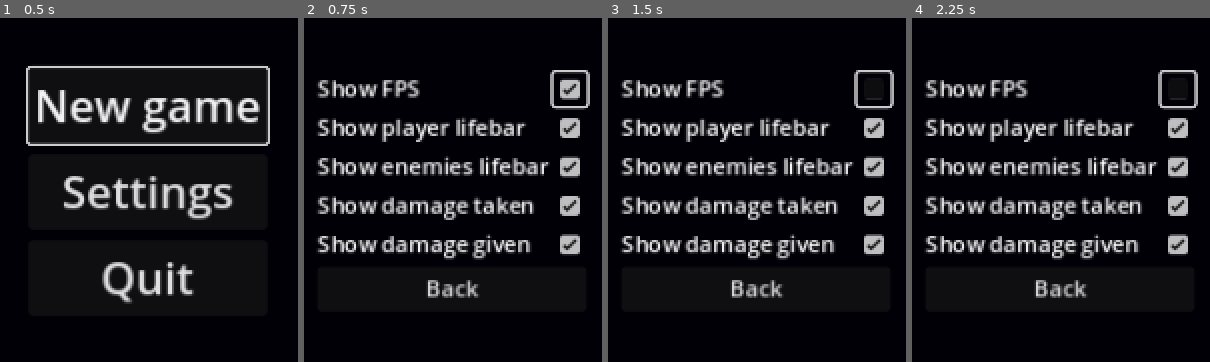
Above: before the commit, frames 1-4 (left to right).
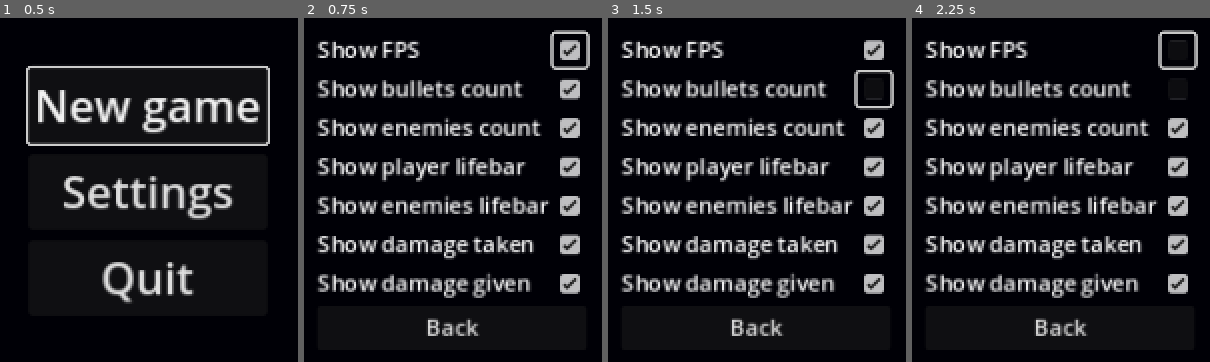
Above: after the commit, the same moments.

Repository: sebszczec/Bambo
Game: Godot game, scene res://scenes/start_menu.tscn
Two runs of this game, one before a commit and one after it. Both use one fixed random seed, a clock stepped at 60 frames per second and the inputs below.
Inputs (mouse positions are in pixels of both pictures, inside the frame that each line leads up to):
- Up to frame 1 (0.5 s): no input
- Up to frame 2 (0.75 s): click "Settings" at 0.5 s
- Up to frame 3 (1.5 s): click (873, 90) at 1.27 s
- Up to frame 4 (2.25 s): click (1177, 48) at 2.02 s

Frame 1 is identical in both runs. In frame 2, 14% of the frame differs, in the area x 4-96%, y 3-93%; in frame 3, 13%; in frame 4, 14%.

Commit message:
settings menu fixed

Diff:
--- a/project.godot
+++ b/project.godot
@@ -18,7 +18,7 @@
 
 [autoload]
 
-ConfigFIleHandler="*res://singletons/ConfigFileHandler.gd"
+ConfigHandler="*res://singletons/ConfigHandler.gd"
 
 [display]
 
--- a/scenes/settings_menu.tscn
+++ b/scenes/settings_menu.tscn
@@ -44,6 +44,14 @@
 layout_mode = 2
 text = "Show FPS"
 
+[node name="ShowBulletsCountLabel" type="Label" parent="GridContainer/HBoxContainer/Labes"]
+layout_mode = 2
+text = "Show bullets count"
+
+[node name="ShowEnemiesCountLabel" type="Label" parent="GridContainer/HBoxContainer/Labes"]
+layout_mode = 2
+text = "Show enemies count"
+
 [node name="ShowPlayerLifebarLabel" type="Label" parent="GridContainer/HBoxContainer/Labes"]
 layout_mode = 2
 text = "Show player lifebar"
@@ -64,28 +72,36 @@
 [node name="Checks" type="VBoxContainer" parent="GridContainer/HBoxContainer"]
 layout_mode = 2
 
-[node name="ShowFpsCB" type="CheckBox" parent="GridContainer/HBoxContainer/Checks"]
+[node name="Fps" type="CheckBox" parent="GridContainer/HBoxContainer/Checks"]
 layout_mode = 2
 
-[node name="ShowPlayerLifebarCB" type="CheckBox" parent="GridContainer/HBoxContainer/Checks"]
+[node name="PlayerLifeBar" type="CheckBox" parent="GridContainer/HBoxContainer/Checks"]
 layout_mode = 2
 
-[node name="ShowEnemiesLifebarCB" type="CheckBox" parent="GridContainer/HBoxContainer/Checks"]
+[node name="EnemyLifeBar" type="CheckBox" parent="GridContainer/HBoxContainer/Checks"]
 layout_mode = 2
 
-[node name="ShowDamageTakenCB" type="CheckBox" parent="GridContainer/HBoxContainer/Checks"]
+[node name="PlayerDamage" type="CheckBox" parent="GridContainer/HBoxContainer/Checks"]
 layout_mode = 2
 
-[node name="ShowDamageGivenCB" type="CheckBox" parent="GridContainer/HBoxContainer/Checks"]
+[node name="EnemyDamage" type="CheckBox" parent="GridContainer/HBoxContainer/Checks"]
+layout_mode = 2
+
+[node name="BulletsCount" type="CheckBox" parent="GridContainer/HBoxContainer/Checks"]
+layout_mode = 2
+
+[node name="EnemiesCount" type="CheckBox" parent="GridContainer/HBoxContainer/Checks"]
 layout_mode = 2
 
 [node name="BackButton" type="Button" parent="GridContainer"]
 layout_mode = 2
 text = "Back"
 
-[connection signal="toggled" from="GridContainer/HBoxContainer/Checks/ShowFpsCB" to="." method="_on_show_fps_cb_toggled"]
-[connection signal="toggled" from="GridContainer/HBoxContainer/Checks/ShowPlayerLifebarCB" to="." method="_on_show_player_lifebar_cb_toggled"]
-[connection signal="toggled" from="GridContainer/HBoxContainer/Checks/ShowEnemiesLifebarCB" to="." method="_on_show_enemies_lifebar_cb_toggled"]
-[connection signal="toggled" from="GridContainer/HBoxContainer/Checks/ShowDamageTakenCB" to="." method="_on_show_damage_taken_cb_toggled"]
-[connection signal="toggled" from="GridContainer/HBoxContainer/Checks/ShowDamageGivenCB" to="." method="_on_show_damage_given_cb_toggled"]
+[connection signal="toggled" from="GridContainer/HBoxContainer/Checks/Fps" to="." method="_on_fps_toggled"]
+[connection signal="toggled" from="GridContainer/HBoxContainer/Checks/PlayerLifeBar" to="." method="_on_player_life_bar_toggled"]
+[connection signal="toggled" from="GridContainer/HBoxContainer/Checks/EnemyLifeBar" to="." method="_on_enemy_life_bar_toggled"]
+[connection signal="toggled" from="GridContainer/HBoxContainer/Checks/PlayerDamage" to="." method="_on_player_damage_toggled"]
+[connection signal="toggled" from="GridContainer/HBoxContainer/Checks/EnemyDamage" to="." method="_on_enemy_damage_toggled"]
+[connection signal="toggled" from="GridContainer/HBoxContainer/Checks/BulletsCount" to="." method="_on_bullets_count_toggled"]
+[connection signal="toggled" from="GridContainer/HBoxContainer/Checks/EnemiesCount" to="." method="_on_enemies_count_toggled"]
 [connection signal="pressed" from="GridContainer/BackButton" to="." method="_on_back_button_pressed"]
--- a/scripts/BallEnemy.gd
+++ b/scripts/BallEnemy.gd
@@ -31,7 +31,7 @@
 	set_physics_process(false)
 	call_deferred("skip_frame")
 
-	var visualSettings = ConfigFIleHandler.load_visuals()
+	var visualSettings = ConfigHandler.load_visuals()
 	showLifeBar = visualSettings["show_enemies_lifebar"]
 	showDamage = visualSettings["show_damage_given"]
 	lifeBar.setColor(Color(0, 255, 0))
--- a/scripts/Player.gd
+++ b/scripts/Player.gd
@@ -36,7 +36,7 @@
 func _ready() -> void:
 	lifeBar.setColor(Color(255, 0, 0))
 
-	var visualSettings = ConfigFIleHandler.load_visuals()
+	var visualSettings = ConfigHandler.load_visuals()
 	showLifeBar = visualSettings["show_player_lifebar"]
 	showDamage = visualSettings["show_damage_taken"]
 	lifeBar.setMaxValue(Life)
--- a/scripts/information_box.gd
+++ b/scripts/information_box.gd
@@ -13,7 +13,7 @@
 
 # Called when the node enters the scene tree for the first time.
 func _ready() -> void:
-	var visualSettings = ConfigFIleHandler.load_visuals()
+	var visualSettings = ConfigHandler.load_visuals()
 
 	showFps = visualSettings["show_fps"]
 
--- a/scripts/settings_menu.gd
+++ b/scripts/settings_menu.gd
@@ -1,23 +1,26 @@
 extends Control
 
-@onready var showFspCB = $GridContainer/HBoxContainer/Checks/ShowFpsCB
-@onready var showPlayerLifebarCB = $GridContainer/HBoxContainer/Checks/ShowPlayerLifebarCB
-@onready var showEnemiesLifebarCB = $GridContainer/HBoxContainer/Checks/ShowEnemiesLifebarCB
-@onready var showDamageTakenCB = $GridContainer/HBoxContainer/Checks/ShowDamageTakenCB
-@onready var showDamageGivenCB = $GridContainer/HBoxContainer/Checks/ShowDamageGivenCB
-
+@onready var fps = $GridContainer/HBoxContainer/Checks/Fps
+@onready var playerLifebar = $GridContainer/HBoxContainer/Checks/PlayerLifeBar
+@onready var enemyLifebar = $GridContainer/HBoxContainer/Checks/EnemyLifeBar
+@onready var playerDamage = $GridContainer/HBoxContainer/Checks/PlayerDamage
+@onready var enemyDamage = $GridContainer/HBoxContainer/Checks/EnemyDamage
+@onready var bulletsCount = $GridContainer/HBoxContainer/Checks/BulletsCount
+@onready var enemiesCount = $GridContainer/HBoxContainer/Checks/EnemiesCount
 
 # Called when the node enters the scene tree for the first time.
 func _ready() -> void:
-	showFspCB.grab_focus()
 
-	var visualSettings = ConfigFIleHandler.load_visuals()
-	showFspCB.button_pressed = visualSettings["show_fps"]
-	showPlayerLifebarCB.button_pressed = visualSettings["show_player_lifebar"]
-	showEnemiesLifebarCB.button_pressed = visualSettings["show_enemies_lifebar"]
-	showDamageTakenCB.button_pressed = visualSettings["show_damage_taken"]
-	showDamageGivenCB.button_pressed = visualSettings["show_damage_given"]
+	var visualSettings = ConfigHandler.load_visuals()
+	fps.button_pressed = visualSettings["show_fps"]
+	playerLifebar.button_pressed = visualSettings["show_player_lifebar"]
+	enemyLifebar.button_pressed = visualSettings["show_enemies_lifebar"]
+	playerDamage.button_pressed = visualSettings["show_player_lifebar"]
+	enemyDamage.button_pressed = visualSettings["show_damage_given"]
+	bulletsCount.button_pressed = visualSettings["show_bullets_count"]
+	enemiesCount.button_pressed = visualSettings["show_enemies_count"]
 
+	fps.grab_focus()
 
 # Called every frame. 'delta' is the elapsed time since the previous frame.
 func _process(_delta: float) -> void:
@@ -29,21 +32,29 @@
 	get_tree().change_scene_to_file("res://scenes/start_menu.tscn")
 
 
-func _on_show_fps_cb_toggled(toggled_on: bool) -> void:
-	ConfigFIleHandler.save_visuals_setting("show_fps", toggled_on)
+func _on_fps_toggled(toggled_on: bool) -> void:
+	ConfigHandler.save_visuals_setting("show_fps", toggled_on)
 
 
-func _on_show_player_lifebar_cb_toggled(toggled_on: bool) -> void:
-	ConfigFIleHandler.save_visuals_setting("show_player_lifebar", toggled_on)
+func _on_player_life_bar_toggled(toggled_on: bool) -> void:
+	ConfigHandler.save_visuals_setting("show_player_lifebar", toggled_on)
 
 
-func _on_show_enemies_lifebar_cb_toggled(toggled_on: bool) -> void:
-	ConfigFIleHandler.save_visuals_setting("show_enemies_lifebar", toggled_on)
+func _on_enemy_life_bar_toggled(toggled_on: bool) -> void:
+	ConfigHandler.save_visuals_setting("show_enemies_lifebar", toggled_on)
 
 
-func _on_show_damage_taken_cb_toggled(toggled_on: bool) -> void:
-	ConfigFIleHandler.save_visuals_setting("show_damage_taken", toggled_on)
+func _on_player_damage_toggled(toggled_on: bool) -> void:
+	ConfigHandler.save_visuals_setting("show_damage_taken", toggled_on)
 
 
-func _on_show_damage_given_cb_toggled(toggled_on: bool) -> void:
-	ConfigFIleHandler.save_visuals_setting("show_damage_given", toggled_on)
+func _on_enemy_damage_toggled(toggled_on: bool) -> void:
+	ConfigHandler.save_visuals_setting("show_damage_given", toggled_on)
+
+
+func _on_bullets_count_toggled(toggled_on: bool) -> void:
+	ConfigHandler.save_visuals_setting("show_bullets_count", toggled_on)
+
+
+func _on_enemies_count_toggled(toggled_on: bool) -> void:
+	ConfigHandler.save_visuals_setting("show_enemies_count", toggled_on)
--- a/singletons/ConfigFileHandler.gd
+++ b/singletons/ConfigHandler.gd
@@ -11,6 +11,8 @@
 		config.set_value("Visuals", "show_enemies_lifebar", true)
 		config.set_value("Visuals", "show_damage_taken", true)
 		config.set_value("Visuals", "show_damage_given", true)
+		config.set_value("Visuals", "show_bullets_count", true)
+		config.set_value("Visuals", "show_enemies_count", true)
 
 		config.save(SETTINGS_FILE_PATH)
 	else:
